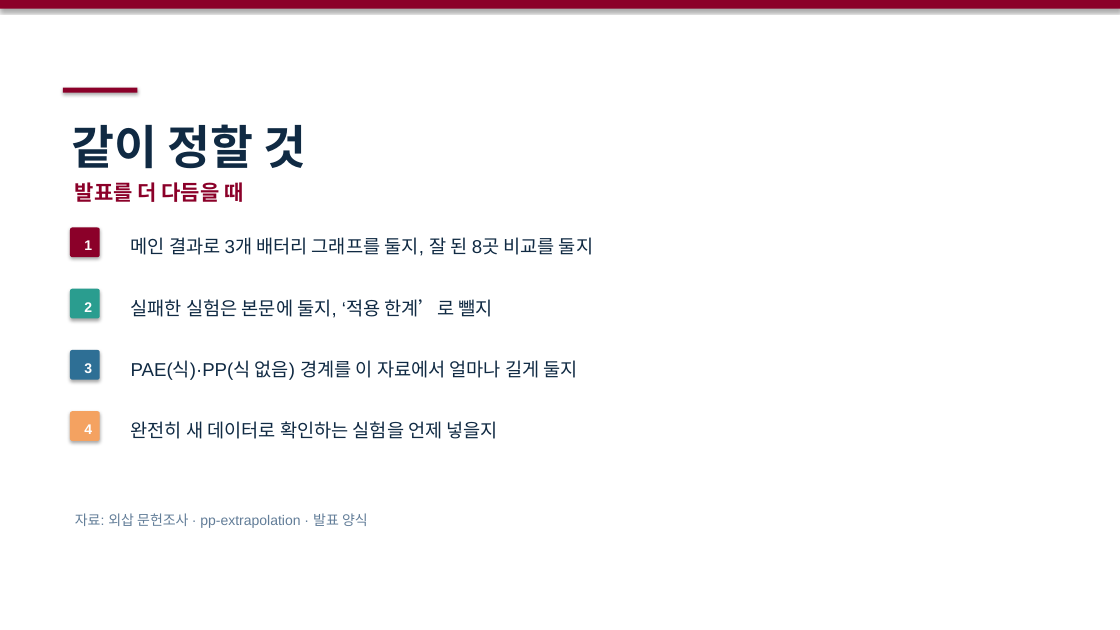
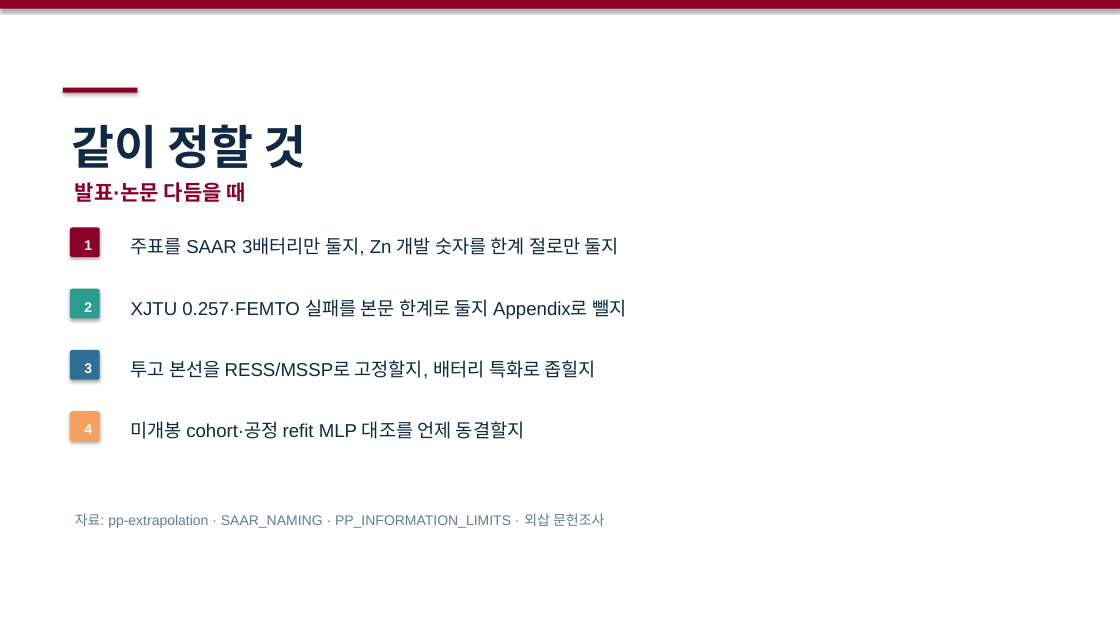
Before and after one commit to amumujs-create/pp-extrapolation, a slide deck: slide 40 of slides/pp_research/PP_Research_Detailed_v2.pptx (slide 35 before the commit). Drawn at 1120x630 pixels with LibreOffice and Linux fonts; fonts in the diff are those of the drawing. Boxes give left, top, right and bottom in pixels: in the first picture for what was removed or moved away, otherwise in the second. Text is boxed around its words. In the diff, an @@ line names an element or a change of style, - is before the commit and + after.

```diff
--- a/slides/pp_research/PP_Research_Detailed_v2.pptx
+++ b/slides/pp_research/PP_Research_Detailed_v2.pptx
@@ text at (x1=75, y1=182, x2=246, y2=202): text changed @@
-발표를 더 다듬을 때
+발표·논문 다듬을 때
@@ text at (x1=131, y1=237, x2=619, y2=256): text changed @@
-메인 결과로 3개 배터리 그래프를 둘지, 잘 된 8곳 비교를 둘지
+주표를 SAAR 3배터리만 둘지, Zn 개발 숫자를 한계 절로만 둘지
@@ text at (x1=131, y1=299, x2=626, y2=319): text changed @@
-실패한 실험은 본문에 둘지, ‘적용 한계’로 뺄지
+XJTU 0.257·FEMTO 실패를 본문 한계로 둘지 Appendix로 뺄지
@@ text at (x1=131, y1=360, x2=596, y2=379): text changed @@
-PAE(식)·PP(식 없음) 경계를 이 자료에서 얼마나 길게 둘지
+투고 본선을 RESS/MSSP로 고정할지, 배터리 특화로 좁힐지
@@ text at (x1=131, y1=421, x2=525, y2=439): text changed @@
-완전히 새 데이터로 확인하는 실험을 언제 넣을지
+미개봉 cohort·공정 refit MLP 대조를 언제 동결할지
@@ text at (x1=75, y1=513, x2=604, y2=528): text changed @@
-자료: 외삽 문헌조사 · pp-extrapolation · 발표 양식
+자료: pp-extrapolation · SAAR_NAMING · PP_INFORMATION_LIMITS · 외삽 문헌조사
```
Also in this commit, not shown: 45 other slides changed, 5 slides added, 2 other files.
